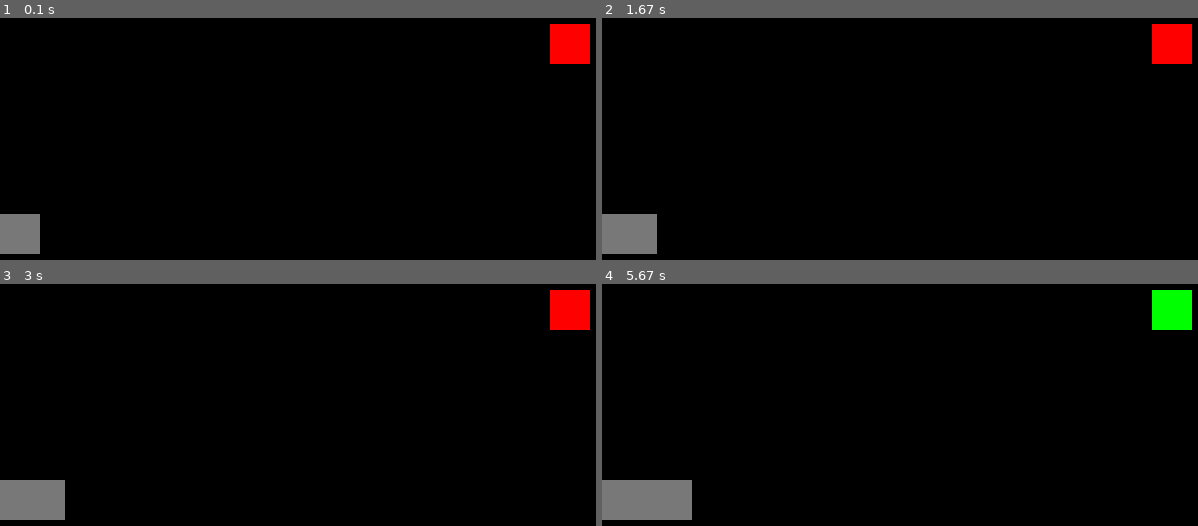
Above: before the commit, frames 1-4 (two rows, left to right).
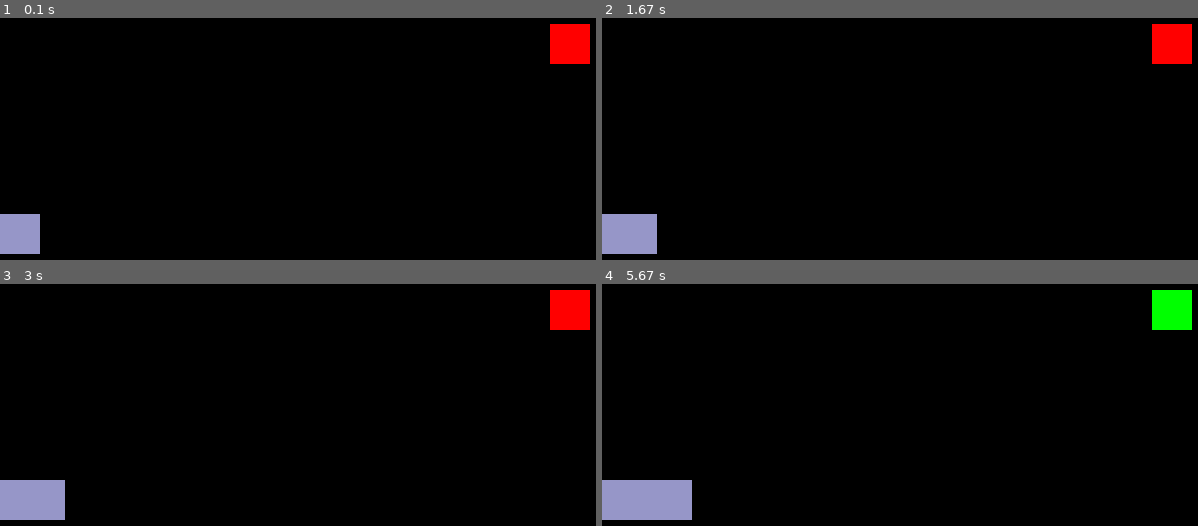
Above: after the commit, the same moments.

Repository: profinegamer/QMS-term1-redlight-green-lightpygame
Game: pygame game, started from script.py
Two runs of this game, one before a commit and one after it. Both use one fixed random seed, a clock stepped at 60 frames per second and the inputs below.
Inputs:
- Up to frame 1 (0.1 s): no input
- Up to frame 2 (1.67 s): hold Right 0.33-0.8 s; hold Right 0.83-1.3 s; hold Right from 1.33 s (still down)
- Up to frame 3 (3 s): release Right at 1.97 s; hold Right 2-2.47 s; hold Right 2.5-2.97 s
- Up to frame 4 (5.67 s): hold Right 3-3.63 s; hold Right 3.67-4.13 s; hold Right 4.17-4.63 s; hold Right 4.67-5.3 s; hold Right from 5.33 s (still down)

The runs differ from the first frame. In frame 1, 1.1% of the frame differs, in the area x 0-7%, y 80-98%; in frame 2, 1.5%; in frame 3, 1.8%; in frame 4, 2.5%, in the area x 0-16%, y 80-98%.

Commit message:
Change rectangle color to racolor in script.py

Diff:
--- a/script.py
+++ b/script.py
@@ -8,6 +8,7 @@
 GREY = (120,120,120)
 light = RED
 pray_for_me = 0
+racolor = (150,150,200)
 
 
 screen = pygame.display.set_mode((800, 600))
@@ -30,7 +31,7 @@
             light = RED
         old_time = new_time
 
-    pygame.draw.rect(screen, GREY,(pray_for_me,200,40,40))
+    pygame.draw.rect(screen, racolor,(pray_for_me,200,40,40))
     pygame.draw.rect(screen,light,(550,10,40,40))
     pygame.display.update()
     clock.tick(60)
